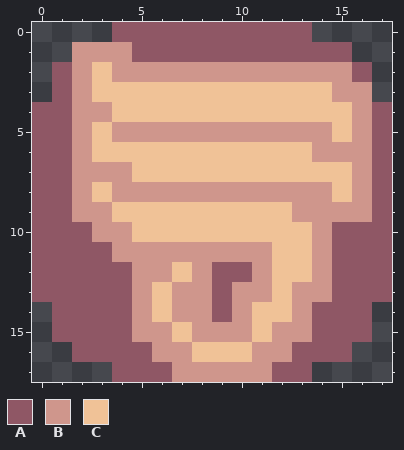
Two versions of one pixel-art file, docs/assets/windRune.ase. The first picture shows the starting point.
18x18 pixels, 1 frame.
Visible layers, top first: "Layer 1 #2", "Layer 1".
Palette (. is transparent): A #8f5765  B #cf968c  C #f0c297
Pixels before, first column x 0:
 0 ....AAAAAAAAAA....
 1 ..BBBAAAAAAAAAAA..
 2 .ABCBBBBBBBBBBBBA.
 3 .ABCCCCCCCCCCCCBB.
 4 AABBCCCCCCCCCCCCBA
 5 AABCBBBBBBBBBBBCBA
 6 AABCCCCCCCCCCCBBBA
 7 AABBBCCCCCCCCCCCBA
 8 AABCBBBBBBBBBBBCBA
 9 AABBCCCCCCCCCBBBBA
10 AAABBCCCCCCCCCBAAA
11 AAAABBBBBBBBCCBAAA
12 AAAAABBCBAABCCBAAA
13 AAAAABCBBABBCBBAAA
14 .AAAABCBBABCCBAAA.
15 .AAAABBCBBBCBBAAA.
16 ..AAAABBCCCBBAAA..
17 ....AAABBBBBAA....
After:
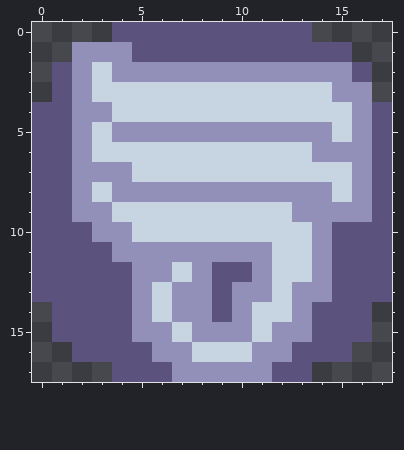
Edits made:
Colour A changes from #8f5765 to #5b537d.
Colour B changes from #cf968c to #928fb8.
Colour C changes from #f0c297 to #c7d4e1.
